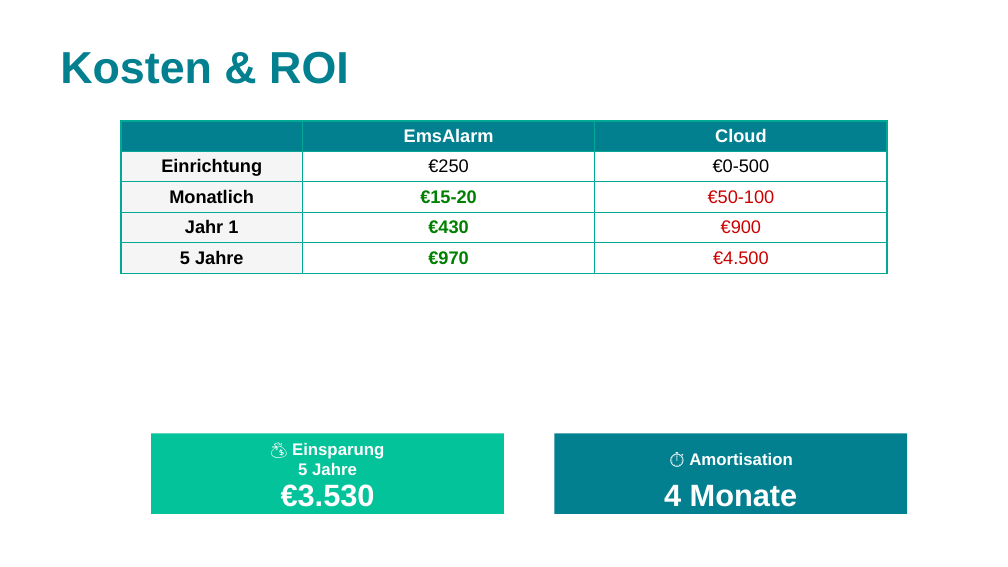
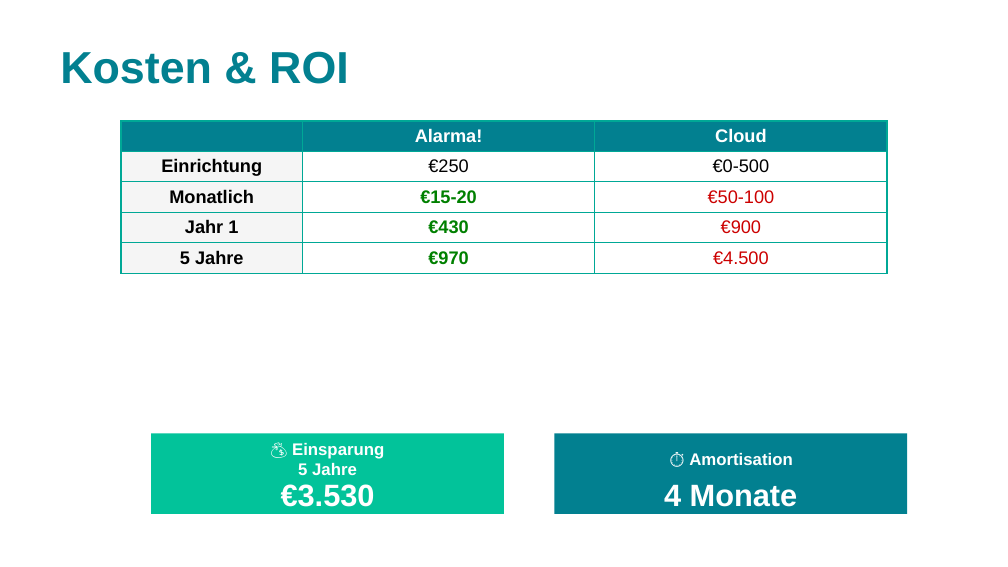
Before and after one commit to walleralexander/alarma, a slide deck: slide 9 of presentations/Alarma.pptx. Drawn at 1008x567 pixels with LibreOffice and Linux fonts; fonts in the diff are those of the drawing. Boxes give left, top, right and bottom in pixels: in the first picture for what was removed or moved away, otherwise in the second. Text is boxed around its words. In the diff, an @@ line names an element or a change of style, - is before the commit and + after.

```diff
--- a/presentations/Alarma.pptx
+++ b/presentations/Alarma.pptx
@@ table at (x1=121, y1=121, x2=887, y2=280) @@
-row 1, column 2: EmsAlarm
+row 1, column 2: Alarma!
```
Also in this commit, not shown: 4 other slides changed, 1 other file.
